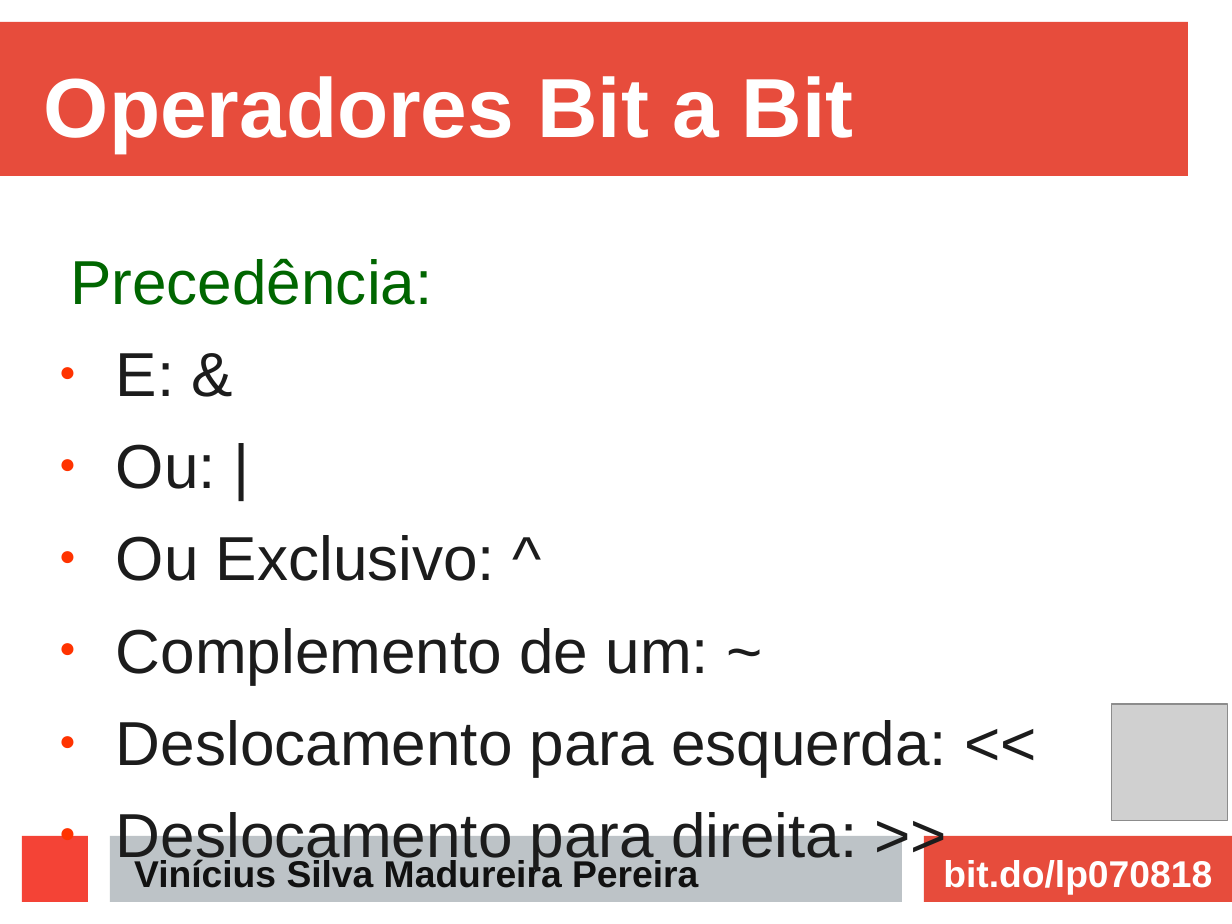
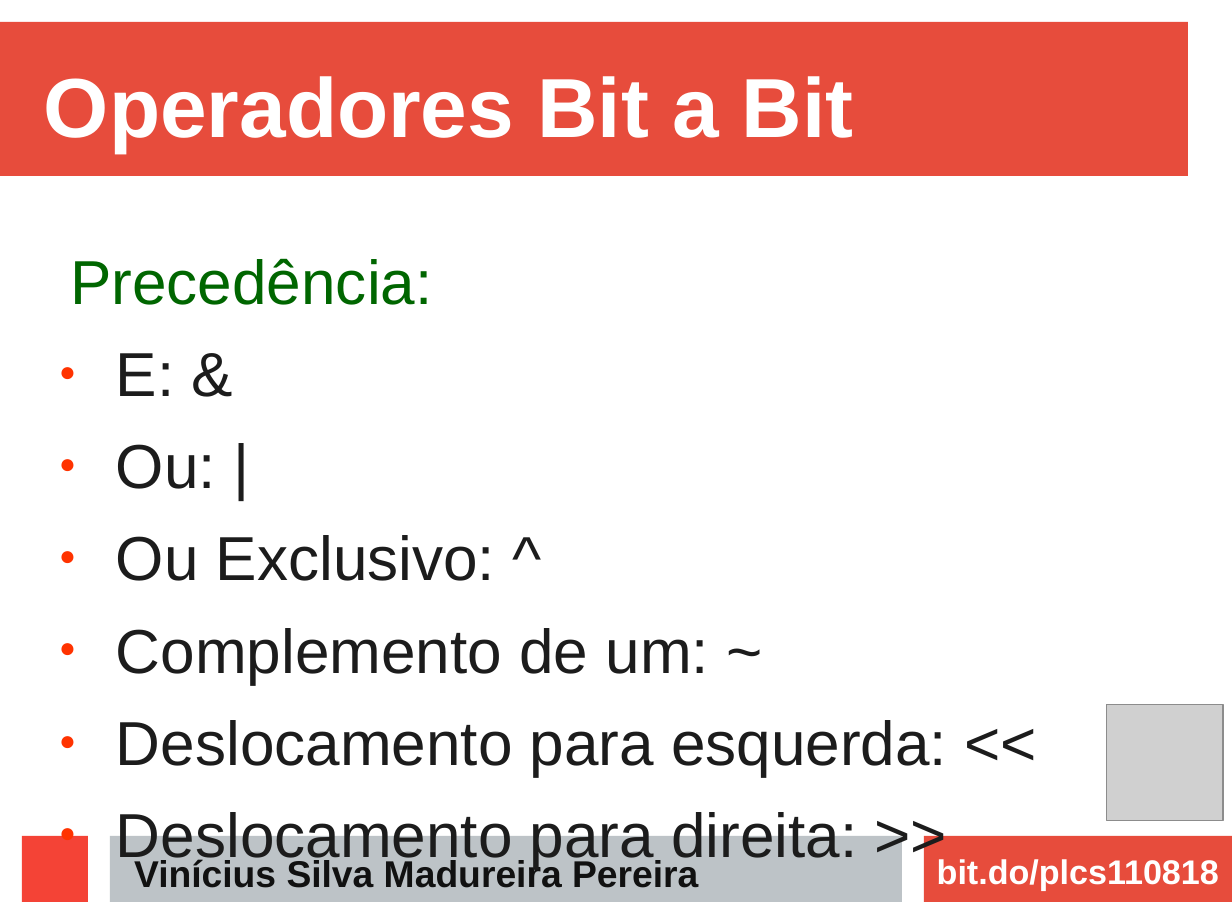
Before and after one commit to ViniciusMadureira/etec, a slide deck: slide 11 of plcs/apresentacao.odp. Drawn at 1232x924 pixels with LibreOffice and Linux fonts; fonts in the diff are those of the drawing; grey boxes stand for pictures. Boxes give left, top, right and bottom in pixels: in the first picture for what was removed or moved away, otherwise in the second. Text is boxed around its words. In the diff, an @@ line names an element or a change of style, - is before the commit and + after.

```diff
--- a/plcs/apresentacao.odp
+++ b/plcs/apresentacao.odp
@@ picture: place and size @@
-picture at <box>1111,704,1228,821</box>
+picture at <box>1107,704,1223,821</box>
@@ text at <box>937,859,1219,891</box>: text changed; size 24 to 22 pt @@
-bit.do/lp070818
+bit.do/plcs110818
```
Also in this commit, not shown: 18 other slides changed, 1 other file.
